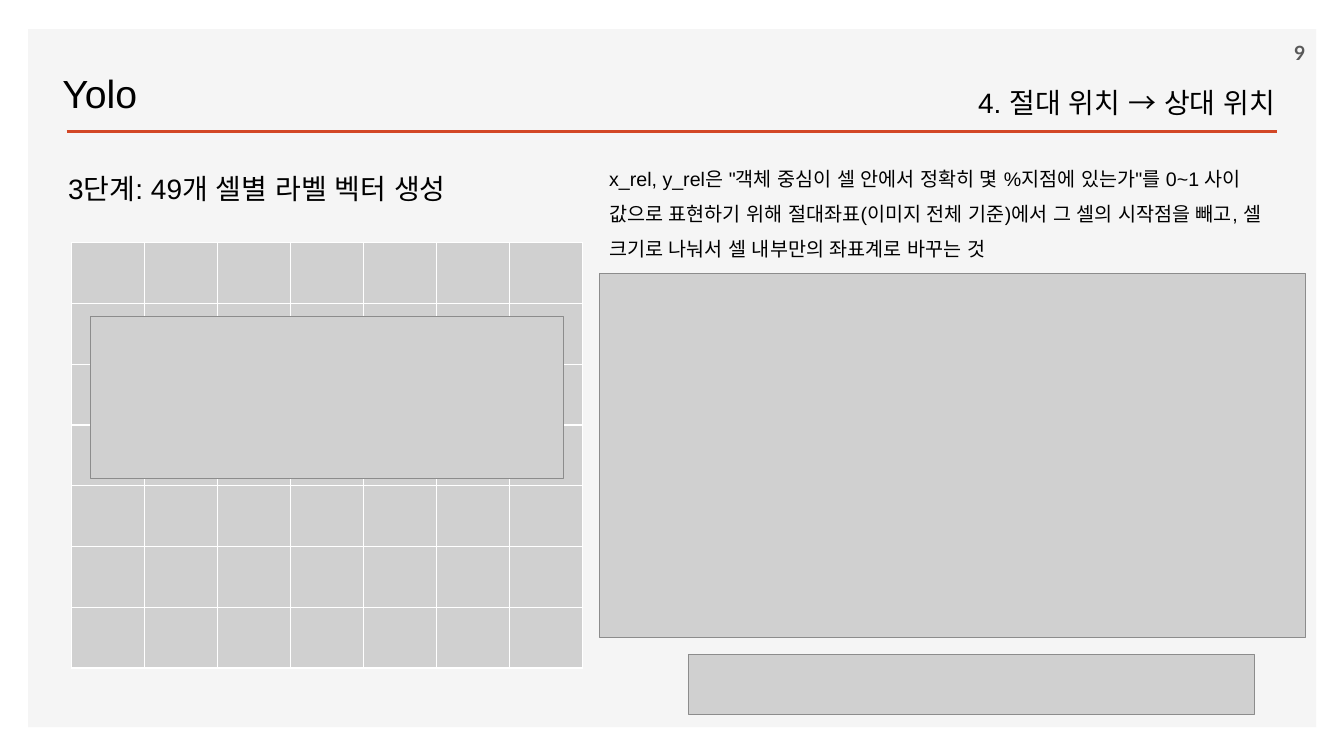
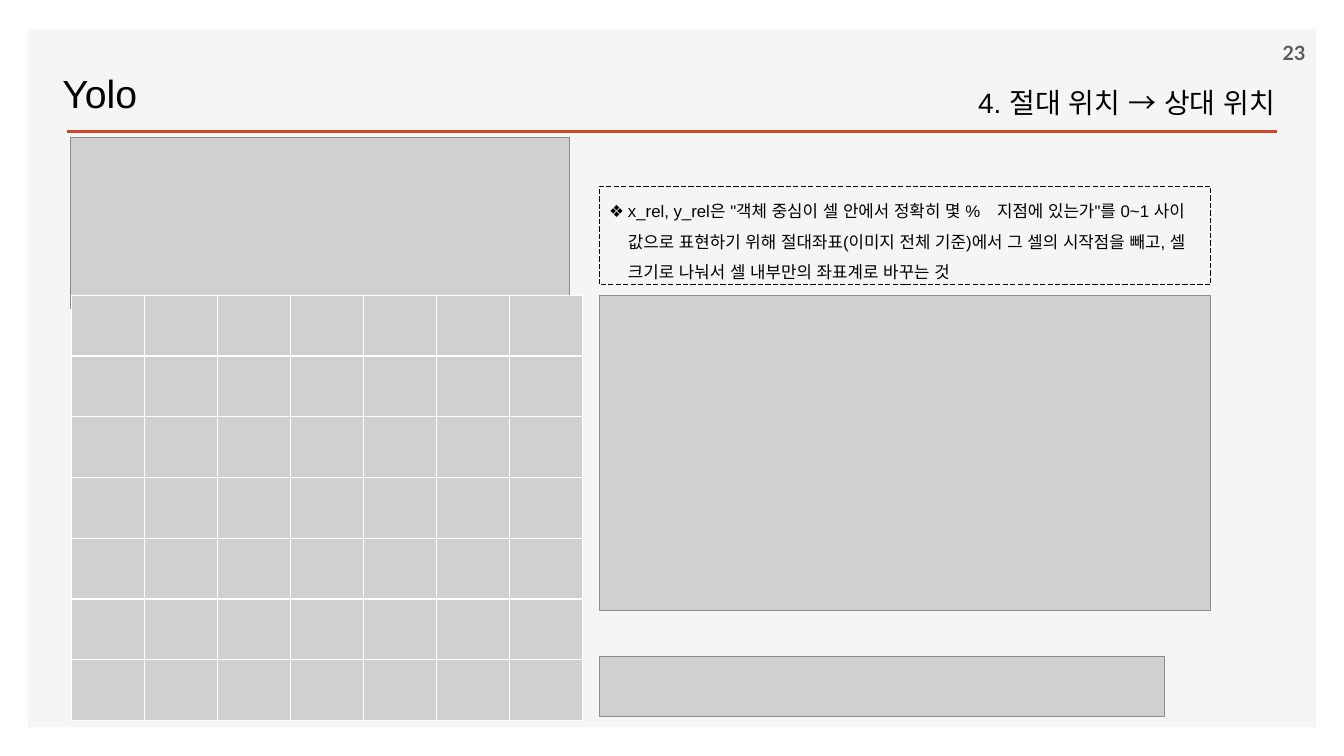
Before and after one commit to ancestor9/2026_Fall_Deep-Learning-with-Python, a slide deck: slide 23 of Chapter 12 Object detection.pptx (slide 9 before the commit). Drawn at 1344x756 pixels with LibreOffice and Linux fonts; fonts in the diff are those of the drawing; grey boxes stand for pictures; background and template pictures are left out. Boxes give left, top, right and bottom in pixels: in the first picture for what was removed or moved away, otherwise in the second. Text is boxed around its words. In the diff, an @@ line names an element or a change of style, - is before the commit and + after.

```diff
--- a/Chapter 12 Object detection.pptx
+++ b/Chapter 12 Object detection.pptx
@@ page number at (x1=1283, y1=45, x2=1306, y2=60): text changed @@
-9
+23
@@ picture resized from (x1=90, y1=317, x2=564, y2=479) to (x1=71, y1=137, x2=570, y2=309) @@
@@ text removed at (x1=68, y1=175, x2=446, y2=202) @@
-3단계: 49개 셀별 라벨 벡터 생성
@@ rectangle "x_rel, y_rel은 "객체 중심이 셀 ..." resized from (x1=609, y1=169, x2=1261, y2=258) to (x1=599, y1=187, x2=1211, y2=285) @@
@@ rectangle "x_rel, y_rel은 "객체 중심이 셀 ..." at (x1=599, y1=187, x2=1211, y2=285): outline none to #000000 0.75 pt dashed @@
@@ text in rectangle at (x1=628, y1=203, x2=1185, y2=280): text changed; size 14 to 12 pt @@
-x_rel, y_rel은 "객체 중심이 셀 안에서 정확히 몇 %지점에 있는가"를 0~1 사이 값으로 표현하기 위해 절대좌표(이미지 전체 기준)에서 그 셀의 시작점을 빼고, 셀 크기로 나눠서 셀 내부만의 좌표계로 바꾸는 것
+❖ x_rel, y_rel은 "객체 중심이 셀 안에서 정확히 몇 % 지점에 있는가"를 0~1 사이 값으로 표현하기 위해 절대좌표(이미지 전체 기준)에서 그 셀의 시작점을 빼고, 셀 크기로 나눠서 셀 내부만의 좌표계로 바꾸는 것
@@ picture moved from (x1=72, y1=243, x2=582, y2=668) to (x1=72, y1=295, x2=582, y2=721) @@
@@ table moved from (x1=72, y1=243, x2=580, y2=668) to (x1=72, y1=295, x2=580, y2=721) @@
@@ picture resized from (x1=599, y1=273, x2=1305, y2=637) to (x1=599, y1=295, x2=1211, y2=610) @@
@@ picture moved from (x1=689, y1=654, x2=1254, y2=715) to (x1=599, y1=657, x2=1165, y2=718) @@
```
Also in this commit, not shown: 14 other slides changed, 3 slides added.
